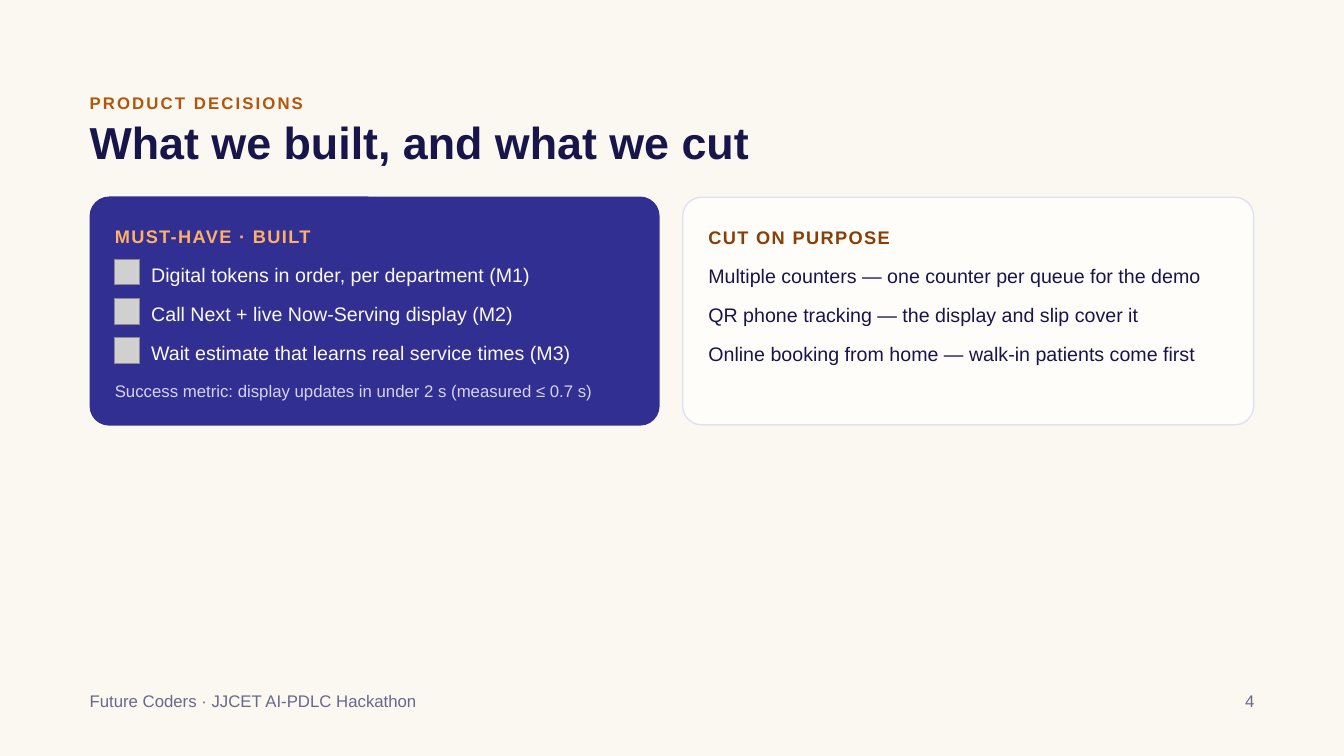
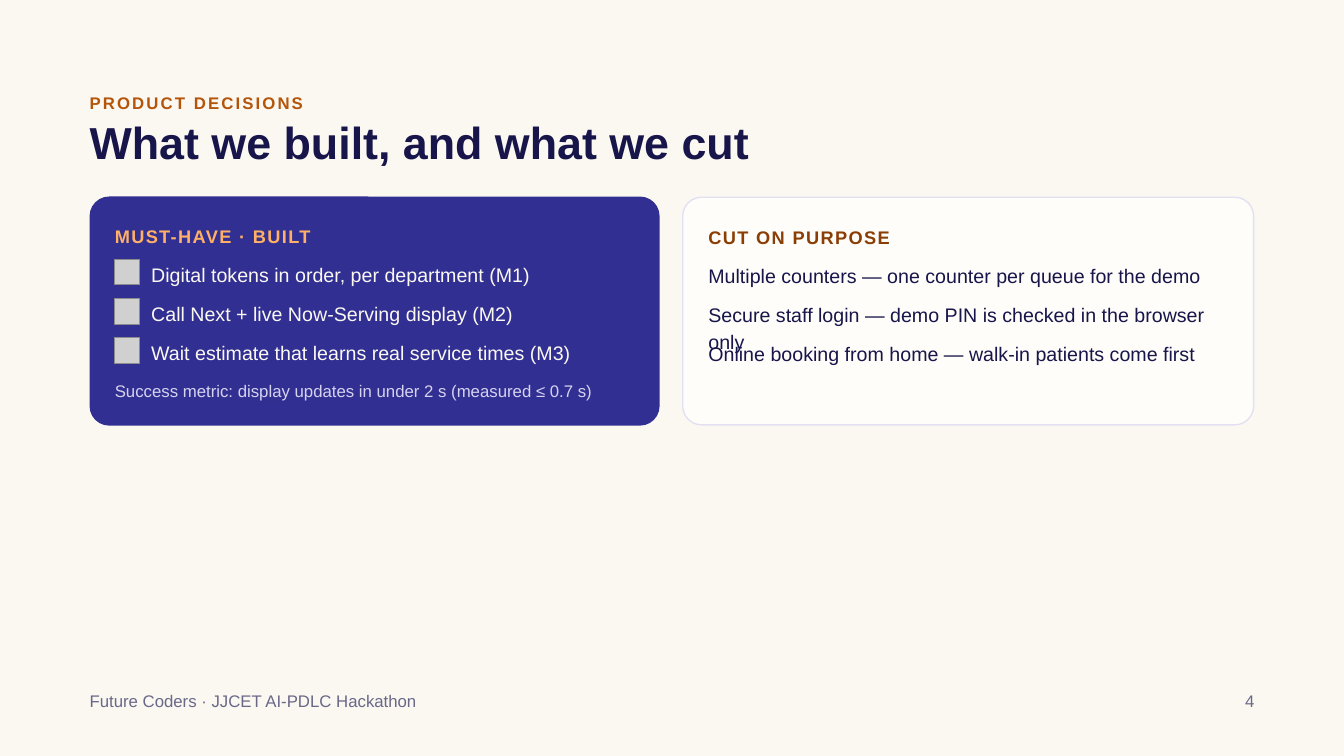
Before and after one commit to AshikAR-sys/CareQueue, a slide deck: slide 4 of docs/deck/CareQueue_Team12_Demo_Deck.pptx. Drawn at 1344x756 pixels with LibreOffice and Linux fonts; fonts in the diff are those of the drawing; grey boxes stand for pictures. Boxes give left, top, right and bottom in pixels: in the first picture for what was removed or moved away, otherwise in the second. Text is boxed around its words. In the diff, an @@ line names an element or a change of style, - is before the commit and + after.

```diff
--- a/docs/deck/CareQueue_Team12_Demo_Deck.pptx
+++ b/docs/deck/CareQueue_Team12_Demo_Deck.pptx
@@ text at [708, 307, 1204, 326]: text changed @@
-QR phone tracking — the display and slip cover it
+Secure staff login — demo PIN is checked in the browser only
```
Also in this commit, not shown: 17 other files.
